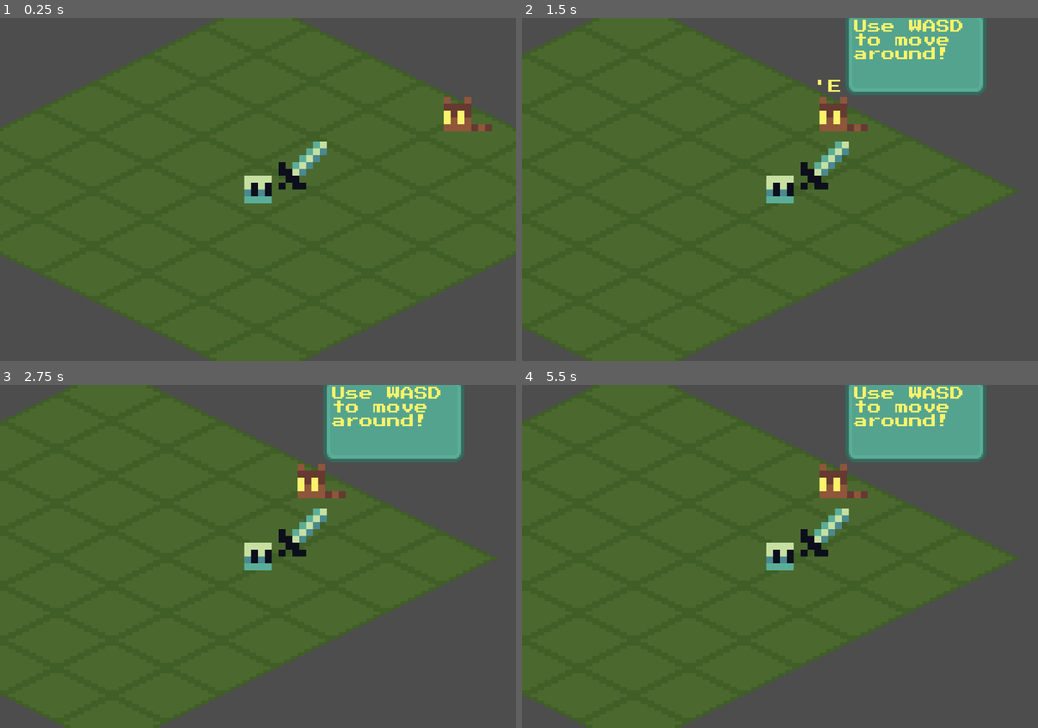
Above: before the commit, frames 1-4 (two rows, left to right).
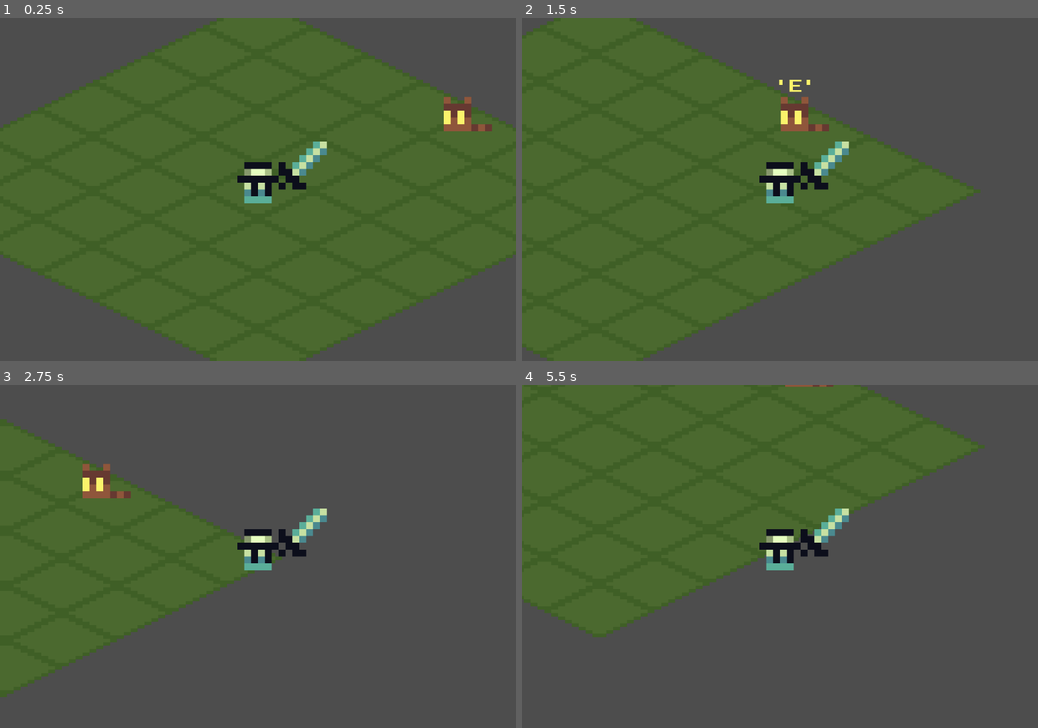
Above: after the commit, the same moments.

Repository: skyegrey/youtube-game
Game: Godot game, scene res://Scenes/main.tscn
The game is run twice, just before and just after one commit, with the same random seed, the same clock (stepped at 60 frames per second) and the same inputs.
Inputs (mouse positions are in pixels of both pictures, inside the frame that each line leads up to):
- Up to frame 1 (0.25 s): no input
- Up to frame 2 (1.5 s): tap Enter at 0.5 s; move the mouse to (893, 172) at 0.52 s; hold Right (ui_right) 0.53-1.25 s; hold E (ui_interact) 0.53-1.25 s; click (893, 172) at 0.67 s; drag from (676, 206) to (841, 117) at 1.27 s
- Up to frame 3 (2.75 s): tap Space at 2 s; move the mouse to (309, 481) at 2.02 s; hold Right (ui_right) from 2.03 s (still down); hold E (ui_interact) from 2.03 s (still down)
- Up to frame 4 (5.5 s): release Right (ui_right) at 2.75 s; release E (ui_interact) at 2.75 s; drag from (754, 625) to (625, 505) at 2.77 s; tap Enter at 3.5 s; move the mouse to (934, 607) at 3.52 s; hold Left (ui_left) 3.53-4.25 s; hold E (ui_interact) 3.53-4.25 s; drag from (625, 505) to (702, 470) at 4.27 s; tap Space at 5 s; move the mouse to (805, 556) at 5.02 s; hold Down (ui_down) from 5.03 s (still down); hold E (ui_interact) from 5.03 s (still down); click (805, 556) at 5.17 s

The runs differ from the first frame. In frame 1, 0.4% of the frame differs, in the area x 46-54%, y 42-49%; in frame 2, 16%; in frame 3, 45%, in the area x 0-97%, y 0-100%; in frame 4, 41%.

Commit message:
typewriter on dialouge

Diff:
--- a/godot/Scenes/main.tscn
+++ b/godot/Scenes/main.tscn
@@ -10,6 +10,7 @@
 [ext_resource type="Texture2D" uid="uid://clv4ir2h1nr27" path="res://Assets/UI/modal-background.png" id="5_6bp64"]
 [ext_resource type="Script" uid="uid://bqj3ryl6tvutp" path="res://Scripts/ui.gd" id="5_344ge"]
 [ext_resource type="Texture2D" uid="uid://bgkv2ibpodqlb" path="res://Assets/UI/grey_panel.png" id="5_kry3j"]
+[ext_resource type="AudioStream" uid="uid://bkk6r8swua1dq" path="res://Assets/sfx/UI Button 1.mp3" id="6_jkdf5"]
 [ext_resource type="Script" uid="uid://be0qyan071tri" path="res://Scripts/inventory_control.gd" id="7_ynf5e"]
 [ext_resource type="Texture2D" uid="uid://bq5eo010b34jk" path="res://Assets/character-sprite.png" id="10_d1ilt"]
 [ext_resource type="PackedScene" uid="uid://b2lesre7doh7r" path="res://Scenes/equipment_slot.tscn" id="10_hptm8"]
@@ -27,6 +28,11 @@
 
 [sub_resource type="CircleShape2D" id="CircleShape2D_6iyac"]
 radius = 40.0
+
+[sub_resource type="AudioStreamRandomizer" id="AudioStreamRandomizer_wsu2k"]
+random_pitch = 1.5
+streams_count = 1
+stream_0/stream = ExtResource("6_jkdf5")
 
 [sub_resource type="CircleShape2D" id="CircleShape2D_fdnlq"]
 radius = 16.0
@@ -94,12 +100,15 @@
 theme_override_constants/margin_right = 5
 theme_override_constants/margin_bottom = 5
 
-[node name="RichTextLabel" type="RichTextLabel" parent="RaccoonNPC/DialougeBox/MarginContainer"]
+[node name="Dialouge" type="RichTextLabel" parent="RaccoonNPC/DialougeBox/MarginContainer"]
 layout_mode = 2
+theme_override_colors/default_color = Color(0.980392, 0.952941, 0.419608, 1)
 theme_override_font_sizes/normal_font_size = 8
 bbcode_enabled = true
-text = "[color=faf36b]Use WASD to move around!"
 scroll_active = false
+
+[node name="AudioStreamPlayer2D" type="AudioStreamPlayer2D" parent="RaccoonNPC"]
+stream = SubResource("AudioStreamRandomizer_wsu2k")
 
 [node name="CharacterBody2D" type="CharacterBody2D" parent="."]
 collision_mask = 2
@@ -112,8 +121,7 @@
 metadata/_edit_lock_ = true
 
 [node name="Helm" type="Sprite2D" parent="CharacterBody2D"]
-visible = false
-position = Vector2(0, -3)
+position = Vector2(0, -12)
 scale = Vector2(4, 4)
 texture = ExtResource("4_6bp64")
 offset = Vector2(0, 1)
--- a/godot/Scenes/raccoon_npc.gd
+++ b/godot/Scenes/raccoon_npc.gd
@@ -4,6 +4,8 @@
 @onready var interact_tooltip = $InteractTooltip
 @onready var interactable_area = $InteractableArea
 @onready var dialouge_box = $DialougeBox
+@onready var dialouge = $DialougeBox/MarginContainer/Dialouge
+@onready var audio_stream_player_2d = $AudioStreamPlayer2D
 
 # Props
 @onready var tooltip_showing_y_value: float = -22.0
@@ -29,7 +31,17 @@
 	tooltip_hiding_y_value, tooltip_animation_time)
 	tween.tween_property(interact_tooltip, "self_modulate:a", 0, tooltip_animation_time)
 	dialouge_box.visible = false
+	dialouge.text = ""
 
 func interact():
 	interact_tooltip.self_modulate.a = 0
+	_display_dialouge_box()
+
+func _display_dialouge_box():
 	dialouge_box.visible = true
+	var bb_codes = ""
+	var completed_dialouge = "Use WASD to move around!"
+	for character: String in completed_dialouge:
+		dialouge.text += character
+		audio_stream_player_2d.play()
+		await get_tree().create_timer(.035).timeout
--- a/godot/Scripts/character_body_2d.gd
+++ b/godot/Scripts/character_body_2d.gd
@@ -14,7 +14,7 @@
 	interactables_detection_area.area_exited.connect(_remove_interactable)
 
 func _physics_process(delta):
-	if interactable && Input.is_action_pressed("ui_interact"):
+	if interactable && Input.is_action_just_pressed("ui_interact"):
 		interactable.interact()
 		return
 
Not shown, added: godot/Assets/sfx/UI Button 1.mp3.import
Not shown: 1 places in godot/Scenes/main.tscn that only renumber resources
Not shown, added: godot/Assets/sfx/UI Button 1.mp3
Not shown, changed: obsidian/youtubegame/ToDo.md
